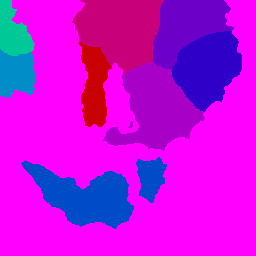
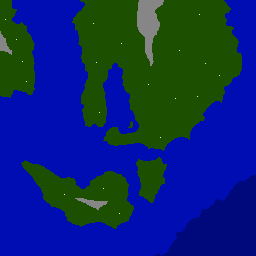
Comparing the layer stacks of the two (256, 256) images. Changes:
hid "Layer 3" over [0, 0, 256, 256]
showed "Layer 2" over [0, 0, 256, 256]
